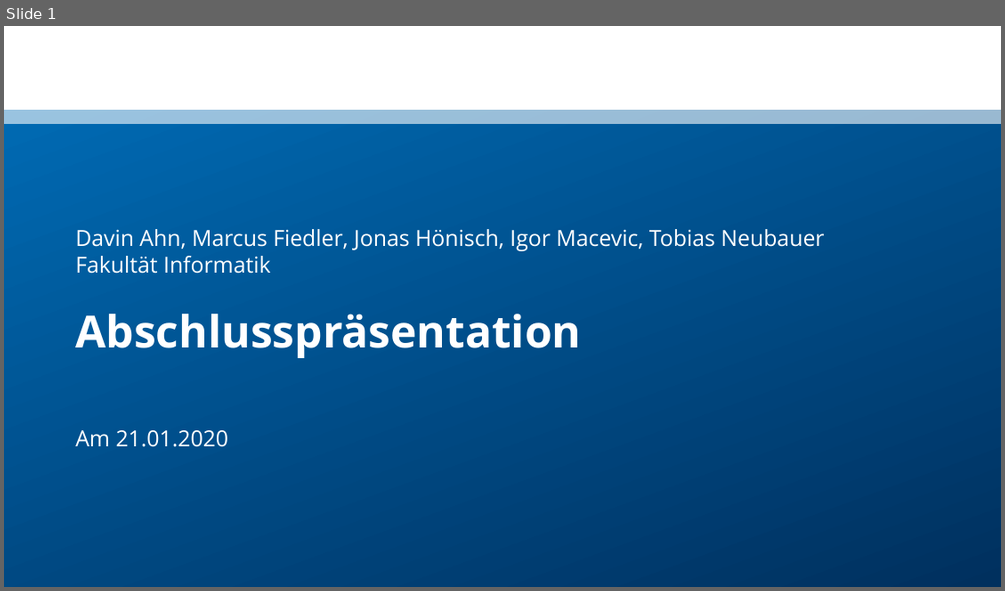
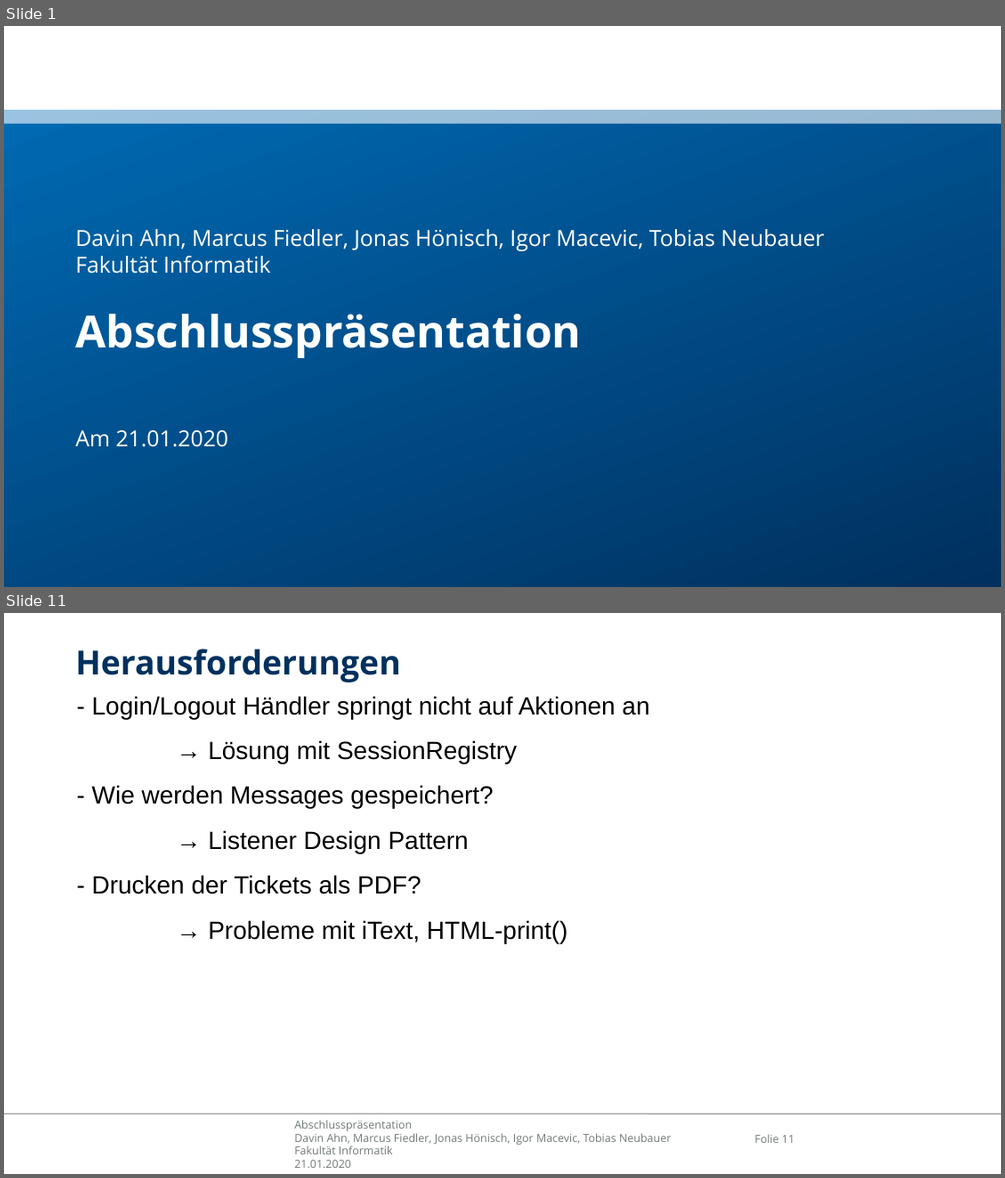
Before and after one commit to ahndavin/Web_Entwicklung_Uni, a slide deck: src/main/asciidoc/Abschlusspraesentation.pptx. Shown one above the other, each under a label of ours: slide 1 before the commit, slides 1 and 11 after it; the slides between them are not shown. The pictures are 1005x591 and 1005x1178 pixels, drawn with LibreOffice and Linux fonts; fonts in the diff are those of the drawing; background and template pictures are left out. Boxes give left, top, right and bottom in pixels: in the first picture for what was removed or moved away, otherwise in the second. Text is boxed around its words. In the diff, an @@ line names an element or a change of style, - is before the commit and + after.

Commit message:
continued Abschlusspräsentation

```diff
--- a/src/main/asciidoc/Abschlusspraesentation.pptx
+++ b/src/main/asciidoc/Abschlusspraesentation.pptx
@@ slide 11 added at <box>4,613,1001,1174</box>, background #FFFFFF; not listed: 1 template element that a slide beside it also shows @@
@@ text added at <box>75,649,401,682</box>, 24 pt, text #00305E, bold @@
+Herausforderungen
@@ text added at <box>92,696,649,943</box>, 18 pt, text #000000 @@
+- Login/Logout Händler springt nicht auf Aktionen an
+→ Lösung mit SessionRegistry
+- Wie werden Messages gespeichert?
+→ Listener Design Pattern
+- Drucken der Tickets als PDF?
+→ Probleme mit iText, HTML-print()
@@ text added at <box>294,1119,671,1167</box>, 8 pt, text #727879 @@
+Abschlusspräsentation
+Davin Ahn, Marcus Fiedler, Jonas Hönisch, Igor Macevic, Tobias Neubauer
+Fakultät Informatik
+21.01.2020
@@ page number added at <box>754,1134,794,1143</box>, 8 pt, text #727879 @@
+Folie 11
```
Also in this commit, not shown: 3 slides changed, 3 other slides added, 1 slide removed.
